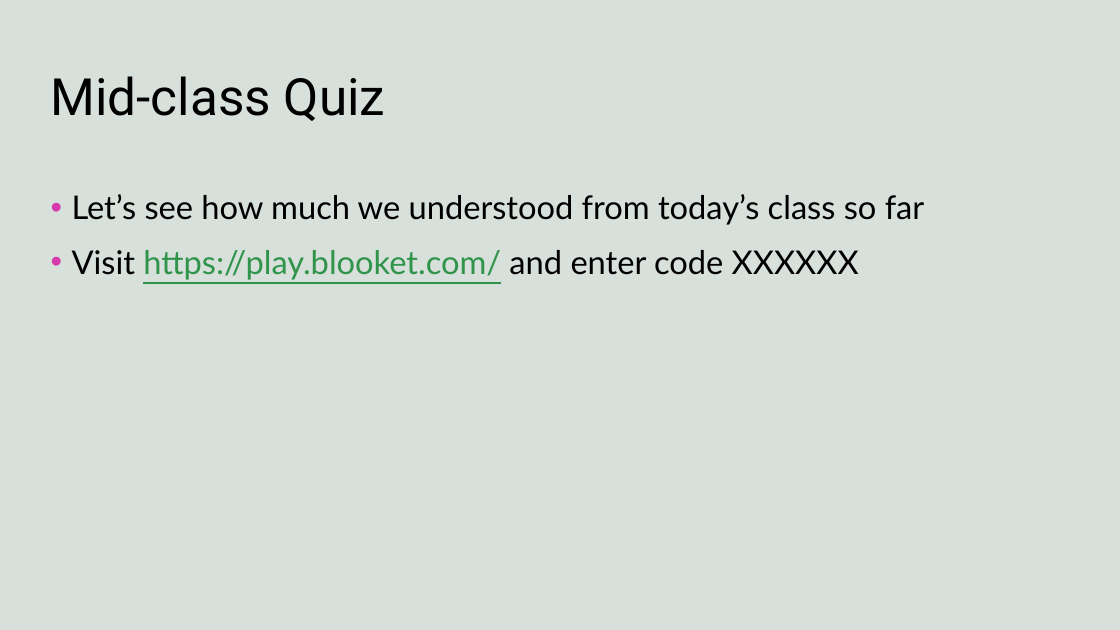
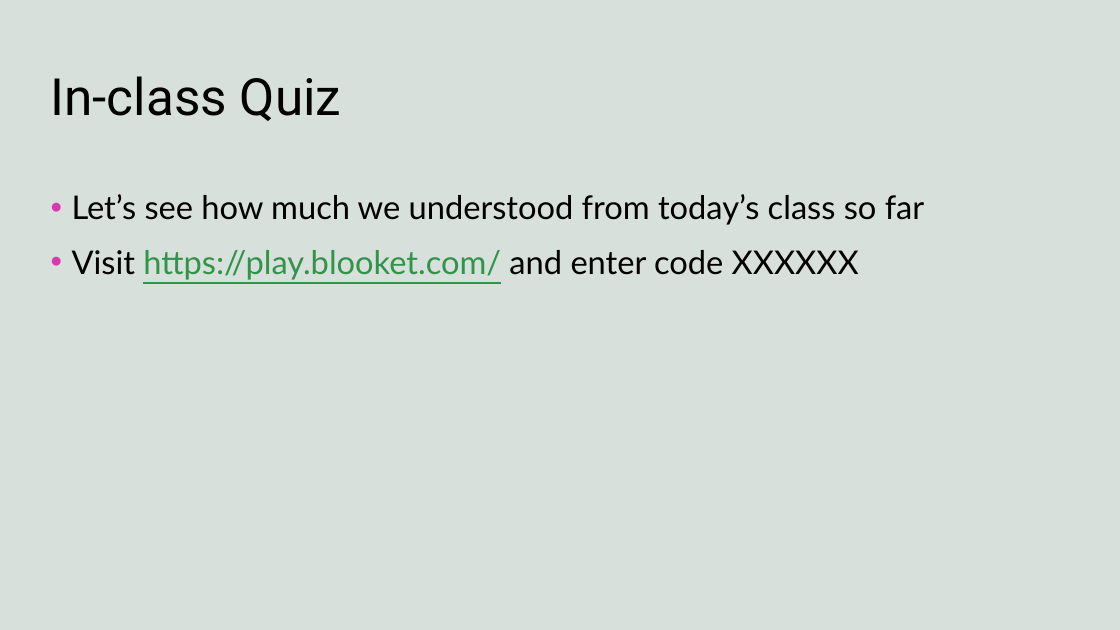
Before and after one commit to harshvardhaniimi/linear-regression, a slide deck: slide 25 of Slides.pptx (slide 22 before the commit). Drawn at 1120x630 pixels with LibreOffice and Linux fonts; fonts in the diff are those of the drawing; background and template pictures are left out. Boxes give left, top, right and bottom in pixels: in the first picture for what was removed or moved away, otherwise in the second. Text is boxed around its words. In the diff, an @@ line names an element or a change of style, - is before the commit and + after.

```diff
--- a/Slides.pptx
+++ b/Slides.pptx
@@ title at (51,76,341,121): text changed @@
-Mid-class Quiz
+In-class Quiz
```
Also in this commit, not shown: 10 other slides changed, 7 slides added, 6 slides removed, 10 other files.
